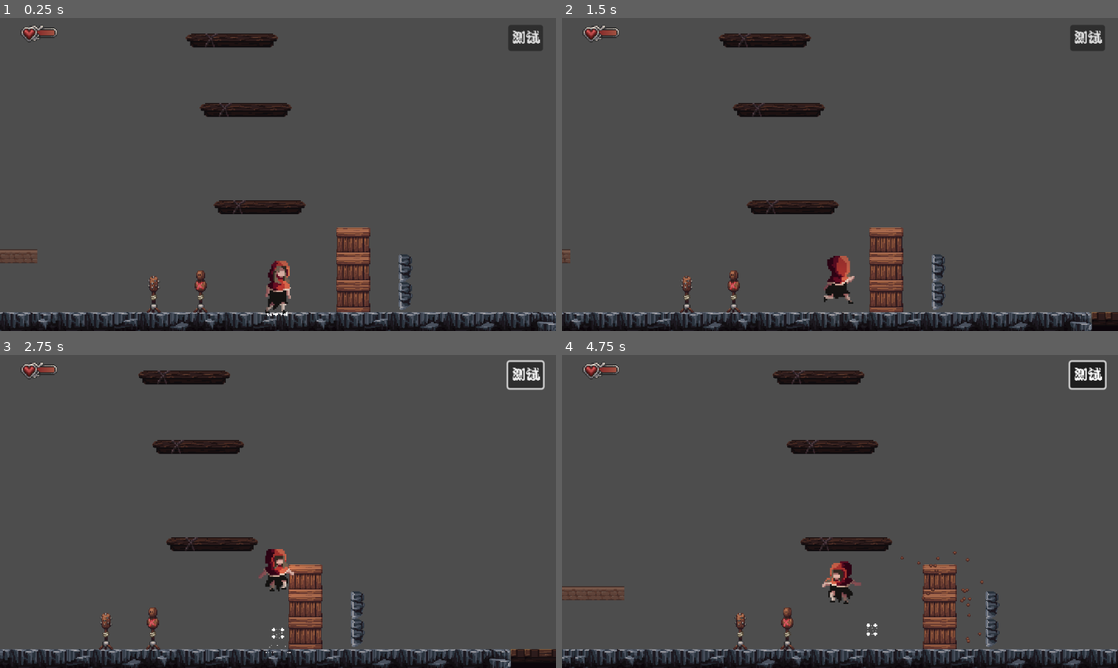
Above: before the commit, frames 1-4 (two rows, left to right).
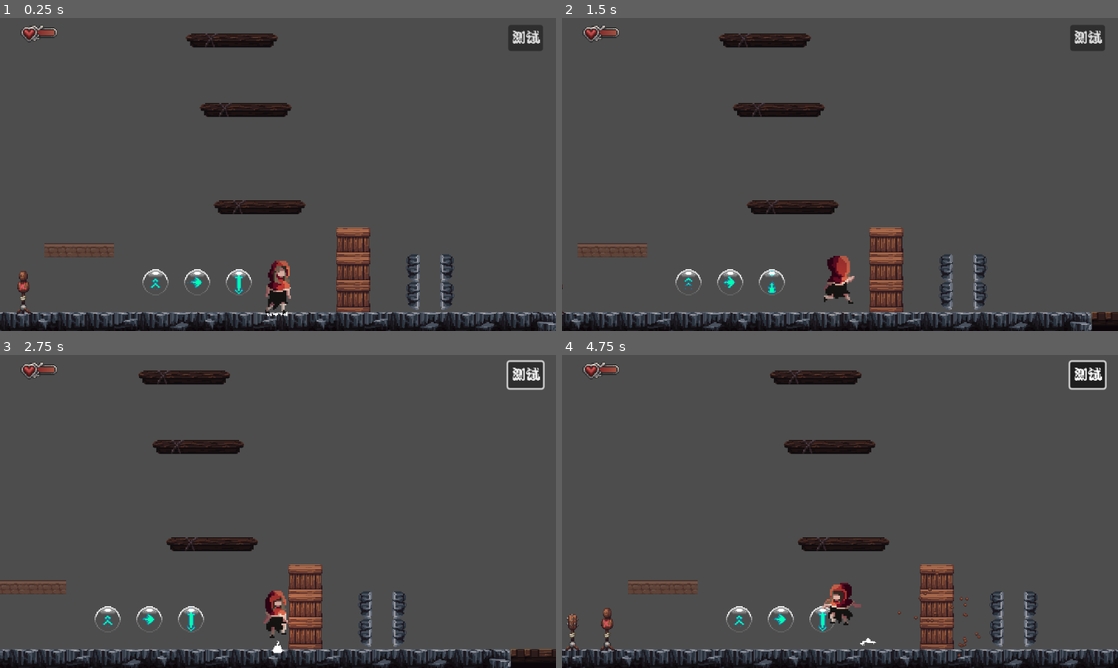
Above: after the commit, the same moments.

Repository: ka1tist/11
Game: Godot game, scene res://levels/00_洞穴/04.tscn
The game is run twice, just before and just after one commit, with the same random seed, the same clock (stepped at 60 frames per second) and the same inputs.
Inputs (mouse positions are in pixels of both pictures, inside the frame that each line leads up to):
- Up to frame 1 (0.25 s): no input
- Up to frame 2 (1.5 s): click "测试" at 0.5 s; tap Enter at 1.25 s; move the mouse to (962, 158) at 1.27 s; hold Right (right) from 1.28 s (still down); hold S (action) from 1.28 s (still down); click (962, 158) at 1.42 s
- Up to frame 3 (2.75 s): tap Z (jump) at 1.52, 1.82, 2.27, 2.3, 2.57 s; tap C (dash) at 1.55, 2.1 s; move the mouse to (166, 527) at 2.02 s; release Right (right) at 2.03 s; release S (action) at 2.03 s; hold Down (down) from 2.03 s (still down)
- Up to frame 4 (4.75 s): move the mouse to (895, 442) at 2.77 s; release Down (down) at 2.78 s; hold Right (right) 2.78-3.53 s; hold Z (jump) 2.78-3.53 s; tap S (action) at 3.05, 3.6 s; move the mouse to (812, 574) at 3.52 s; hold Up (up) 3.53-4.28 s; click (812, 574) at 3.67 s; tap Z (jump) at 3.77, 4.07, 4.52, 4.55 s; tap C (dash) at 3.8 s; move the mouse to (1006, 558) at 4.27 s; hold Left (left) from 4.28 s (still down); hold X (attack) from 4.28 s (still down)

The runs differ from the first frame. In frame 1, 1.9% of the frame differs, in the area x 0-82%, y 72-95%; in frame 2, 1.6%; in frame 3, 2.7%; in frame 4, 6.9%, in the area x 0-100%, y 4-100%.

Commit message:
能力获取以及一部分优化

Diff:
--- a/00_global/visual_effects/visual_effects.gd
+++ b/00_global/visual_effects/visual_effects.gd
@@ -5,6 +5,21 @@
 
 
 signal camera_shook( strength : float )
+
+
+func _ready() -> void:
+	#切换地图时清空残留特效：灰尘/粒子挂在autoload节点上会跨场景存活，
+	#暂停期间被冻结、新地图淡入后继续播完，导致上一个地图的特效出现在新地图
+	SceneManager.load_scene_started.connect( clear_effects )
+	pass
+
+
+#清空所有正在播放的临时特效（灰尘、打击粒子）
+func clear_effects() -> void:
+	for c in get_children():
+		c.queue_free()
+	pass
+
 
 func _create_dust_effect( pos : Vector2 ) -> DustEffect:
 	var dust : DustEffect = DUST_EFFECT.instantiate()
--- /dev/null
+++ b/general/ability_pickup/ability_pickup.gd
@@ -0,0 +1,80 @@
+@tool
+@icon( "res://general/icons/ability_pickup.svg" )
+class_name AbilityPickup extends Node2D
+
+
+enum Type { DASH , DOUBLE_JUMP , GROUND_SLAM }
+@export var type : Type = Type.DOUBLE_JUMP :
+	set ( value ):
+		type = value
+		_set_animation()
+
+
+@onready var ability_anim: AnimationPlayer = %AbilityAnim
+@onready var orb_anim: AnimationPlayer = %OrbAnim
+@onready var breakable: Breakable = $Breakable
+@onready var orb_sprite: Sprite2D = %OrbSprite
+
+
+
+
+func _ready() -> void:
+	_set_animation()
+
+	if Engine.is_editor_hint():
+		return
+
+	if SaveManager.persistent_data.get_or_add( get_ability_name() , "" ) == "acquired":
+		queue_free()
+		return
+
+	breakable.destroyed.connect( _on_destroyed )
+	breakable.damage_taken.connect( _on_damage_taken )
+	pass
+
+
+func _on_destroyed() -> void:
+	SaveManager.persistent_data[ get_ability_name() ] = "acquired"
+	_reward_ability()
+	orb_anim.play( "destroy" )
+	await orb_anim.animation_finished
+	queue_free()
+	pass
+
+
+func _on_damage_taken() -> void:
+	orb_sprite.frame += 1
+	pass
+
+
+func _reward_ability() -> void:
+	var player : Player = get_tree().get_first_node_in_group( "Player" )
+	match type:
+		Type.DOUBLE_JUMP:
+			player.double_jump = true
+		Type.DASH:
+			player.dash = true
+		Type.GROUND_SLAM:
+			player.ground_slam = true
+	pass
+
+
+
+
+
+func _set_animation() -> void:
+	if not ability_anim:
+		ability_anim = %AbilityAnim
+	ability_anim.play( get_ability_name() )
+	pass
+
+
+func get_ability_name() -> String:
+	match type:
+		Type.DOUBLE_JUMP:
+			return "double_jump"
+		Type.DASH:
+			return "dash"
+		Type.GROUND_SLAM:
+			return "ground_slam"
+	return""
--- /dev/null
+++ b/general/ability_pickup/ability_pickup.tscn
@@ -0,0 +1,254 @@
+[gd_scene format=3 uid="uid://dl6k0m21la3wx"]
+
+[ext_resource type="Texture2D" uid="uid://cvgif0t51o31n" path="res://player/spires/abilities.png" id="1_1ggl3"]
+[ext_resource type="Script" uid="uid://dropx84rqf1x6" path="res://general/ability_pickup/ability_pickup.gd" id="1_xxigd"]
+[ext_resource type="Script" uid="uid://bgsabdlxuib6n" path="res://general/scripts/breakable.gd" id="2_xxigd"]
+[ext_resource type="Script" uid="uid://jl2mctya5sog" path="res://00_global/visual_effects/hit_particle_settings.gd" id="3_q7t65"]
+[ext_resource type="AudioStream" uid="uid://duk3pmrsv7v26" path="res://general/audio/ability_crack.wav" id="4_dxffq"]
+[ext_resource type="AudioStream" uid="uid://pdb1j17hjsv" path="res://general/audio/ability_acquire.wav" id="5_wvp8x"]
+[ext_resource type="Script" uid="uid://c1unhfbuk57mo" path="res://general/scripts/damage_area.gd" id="6_ugn6l"]
+
+[sub_resource type="Animation" id="Animation_1ggl3"]
+length = 0.001
+tracks/0/type = "value"
+tracks/0/imported = false
+tracks/0/enabled = true
+tracks/0/path = NodePath("AbilitySprite:frame")
+tracks/0/interp = 1
+tracks/0/loop_wrap = true
+tracks/0/keys = {
+"times": PackedFloat32Array(0),
+"transitions": PackedFloat32Array(1),
+"update": 1,
+"values": [0]
+}
+
+[sub_resource type="Animation" id="Animation_xxigd"]
+resource_name = "dash"
+length = 0.5
+loop_mode = 1
+step = 0.1
+tracks/0/type = "value"
+tracks/0/imported = false
+tracks/0/enabled = true
+tracks/0/path = NodePath("AbilitySprite:frame")
+tracks/0/interp = 1
+tracks/0/loop_wrap = true
+tracks/0/keys = {
+"times": PackedFloat32Array(0, 0.1, 0.2, 0.3, 0.4),
+"transitions": PackedFloat32Array(1, 1, 1, 1, 1),
+"update": 1,
+"values": [0, 1, 2, 3, 4]
+}
+
+[sub_resource type="Animation" id="Animation_q7t65"]
+resource_name = "double_jump"
+length = 0.5
+loop_mode = 1
+step = 0.1
+tracks/0/type = "value"
+tracks/0/imported = false
+tracks/0/enabled = true
+tracks/0/path = NodePath("AbilitySprite:frame")
+tracks/0/interp = 1
+tracks/0/loop_wrap = true
+tracks/0/keys = {
+"times": PackedFloat32Array(0, 0.1, 0.2, 0.3, 0.4),
+"transitions": PackedFloat32Array(1, 1, 1, 1, 1),
+"update": 1,
+"values": [5, 6, 7, 8, 9]
+}
+
+[sub_resource type="Animation" id="Animation_dxffq"]
+resource_name = "ground_slam"
+length = 0.5
+loop_mode = 1
+step = 0.1
+tracks/0/type = "value"
+tracks/0/imported = false
+tracks/0/enabled = true
+tracks/0/path = NodePath("AbilitySprite:frame")
+tracks/0/interp = 1
+tracks/0/loop_wrap = true
+tracks/0/keys = {
+"times": PackedFloat32Array(0, 0.1, 0.2, 0.3, 0.4),
+"transitions": PackedFloat32Array(1, 1, 1, 1, 1),
+"update": 1,
+"values": [10, 11, 12, 13, 14]
+}
+
+[sub_resource type="AnimationLibrary" id="AnimationLibrary_wvp8x"]
+_data = {
+&"RESET": SubResource("Animation_1ggl3"),
+&"dash": SubResource("Animation_xxigd"),
+&"double_jump": SubResource("Animation_q7t65"),
+&"ground_slam": SubResource("Animation_dxffq")
+}
+
+[sub_resource type="Animation" id="Animation_ugn6l"]
+length = 0.001
+tracks/0/type = "value"
+tracks/0/imported = false
+tracks/0/enabled = true
+tracks/0/path = NodePath(".:frame")
+tracks/0/interp = 1
+tracks/0/loop_wrap = true
+tracks/0/keys = {
+"times": PackedFloat32Array(0),
+"transitions": PackedFloat32Array(1),
+"update": 1,
+"values": [20]
+}
+tracks/1/type = "value"
+tracks/1/imported = false
+tracks/1/enabled = true
+tracks/1/path = NodePath(".:visible")
+tracks/1/interp = 1
+tracks/1/loop_wrap = true
+tracks/1/keys = {
+"times": PackedFloat32Array(0),
+"transitions": PackedFloat32Array(1),
+"update": 1,
+"values": [true]
+}
+tracks/2/type = "value"
+tracks/2/imported = false
+tracks/2/enabled = true
+tracks/2/path = NodePath("%AbilitySprite:modulate")
+tracks/2/interp = 1
+tracks/2/loop_wrap = true
+tracks/2/keys = {
+"times": PackedFloat32Array(0),
+"transitions": PackedFloat32Array(1),
+"update": 0,
+"values": [Color(1, 1, 1, 1)]
+}
+
+[sub_resource type="Animation" id="Animation_g0nov"]
+resource_name = "default"
+length = 0.033
+tracks/0/type = "value"
+tracks/0/imported = false
+tracks/0/enabled = true
+tracks/0/path = NodePath(".:frame")
+tracks/0/interp = 1
+tracks/0/loop_wrap = true
+tracks/0/keys = {
+"times": PackedFloat32Array(0),
+"transitions": PackedFloat32Array(1),
+"update": 1,
+"values": [20]
+}
+
+[sub_resource type="Animation" id="Animation_qlojs"]
+resource_name = "destroy"
+step = 0.1
+tracks/0/type = "value"
+tracks/0/imported = false
+tracks/0/enabled = true
+tracks/0/path = NodePath(".:frame")
+tracks/0/interp = 1
+tracks/0/loop_wrap = true
+tracks/0/keys = {
+"times": PackedFloat32Array(0, 0.099999994),
+"transitions": PackedFloat32Array(1, 1),
+"update": 1,
+"values": [23, 24]
+}
+tracks/1/type = "value"
+tracks/1/imported = false
+tracks/1/enabled = true
+tracks/1/path = NodePath(".:visible")
+tracks/1/interp = 1
+tracks/1/loop_wrap = true
+tracks/1/keys = {
+"times": PackedFloat32Array(0, 0.5),
+"transitions": PackedFloat32Array(1, 1),
+"update": 1,
+"values": [true, false]
+}
+tracks/2/type = "value"
+tracks/2/imported = false
+tracks/2/enabled = true
+tracks/2/path = NodePath("%AbilitySprite:modulate")
+tracks/2/interp = 1
+tracks/2/loop_wrap = true
+tracks/2/keys = {
+"times": PackedFloat32Array(0, 0.2, 0.5),
+"transitions": PackedFloat32Array(1, 1, 1),
+"update": 0,
+"values": [Color(1, 1, 1, 1), Color(1, 1, 1, 1), Color(1, 1, 1, 0)]
+}
+
+[sub_resource type="AnimationLibrary" id="AnimationLibrary_fvhao"]
+_data = {
+&"RESET": SubResource("Animation_ugn6l"),
+&"default": SubResource("Animation_g0nov"),
+&"destroy": SubResource("Animation_qlojs")
+}
+
+[sub_resource type="Resource" id="Resource_ieygl"]
+script = ExtResource("3_q7t65")
+metadata/_custom_type_script = "uid://jl2mctya5sog"
+
+[sub_resource type="Resource" id="Resource_qlojs"]
+script = ExtResource("3_q7t65")
+count = 12
+metadata/_custom_type_script = "uid://jl2mctya5sog"
+
+[sub_resource type="Resource" id="Resource_fvhao"]
+script = ExtResource("3_q7t65")
+count = 25
+color = Color(0, 1, 0.7058824, 1)
+metadata/_custom_type_script = "uid://jl2mctya5sog"
+
+[sub_resource type="CircleShape2D" id="CircleShape2D_7h0lg"]
+radius = 15.0
+
+[node name="AbilityPickup" type="Node2D" unique_id=899164570]
+z_index = 1
+script = ExtResource("1_xxigd")
+type = null
+
+[node name="AbilitySprite" type="Sprite2D" parent="." unique_id=281883151]
+unique_name_in_owner = true
+texture = ExtResource("1_1ggl3")
+hframes = 5
+vframes = 5
+
+[node name="AbilityAnim" type="AnimationPlayer" parent="AbilitySprite" unique_id=1320658913]
+unique_name_in_owner = true
+root_node = NodePath("../..")
+libraries/ = SubResource("AnimationLibrary_wvp8x")
+autoplay = &"dash"
+
+[node name="OrbSprite" type="Sprite2D" parent="." unique_id=219608071]
+unique_name_in_owner = true
+scale = Vector2(1.25, 1.25)
+texture = ExtResource("1_1ggl3")
+hframes = 5
+vframes = 5
+frame = 20
+
+[node name="OrbAnim" type="AnimationPlayer" parent="OrbSprite" unique_id=2002700826]
+unique_name_in_owner = true
+libraries/ = SubResource("AnimationLibrary_fvhao")
+
+[node name="Breakable" type="Node2D" parent="." unique_id=631206468]
+script = ExtResource("2_xxigd")
+fixed_hit_count = true
+hit_particles = Array[ExtResource("3_q7t65")]([SubResource("Resource_ieygl")])
+destroy_particles = Array[ExtResource("3_q7t65")]([SubResource("Resource_qlojs"), SubResource("Resource_fvhao")])
+hit_audio = ExtResource("4_dxffq")
+destroy_audio = ExtResource("5_wvp8x")
+metadata/_custom_type_script = "uid://bgsabdlxuib6n"
+
+[node name="DamageArea" type="Area2D" parent="Breakable" unique_id=318765548]
+collision_layer = 64
+collision_mask = 0
+script = ExtResource("6_ugn6l")
+metadata/_custom_type_script = "uid://c1unhfbuk57mo"
+
+[node name="CollisionShape2D" type="CollisionShape2D" parent="Breakable/DamageArea" unique_id=524377380]
+visible = false
+shape = SubResource("CircleShape2D_7h0lg")
--- a/general/scripts/attack_area.gd
+++ b/general/scripts/attack_area.gd
@@ -19,8 +19,8 @@
 	if body is DamageArea:
 		if instant_destroy_breakable and body.get_parent() is Breakable:
 			var b : Breakable = body.get_parent()
+			#destroy()内走完整击破流程（destroyed信号/音效/粒子/淡出），AbilityPickup等依赖destroyed信号
 			b.destroy()
-			Audio.play_spatial_sound( b.destroy_audio , global_position )
 		else:
 			body.take_damage( self )
 		var pos : Vector2 = global_position
--- a/general/scripts/breakable.gd
+++ b/general/scripts/breakable.gd
@@ -3,7 +3,7 @@
 class_name Breakable extends Node2D
 
 signal  destroyed
-
+signal  damage_taken
 
 @export var hp : float = 3
 @export var fixed_hit_count : bool = false
@@ -43,11 +43,19 @@
 	return str( get_path() )
 
 
-#外部直接销毁（如ground_slam）时调用，确保持久化状态被记录
-func destroy() -> void:
+#外部直接销毁（如ground_slam）时调用，走与正常击破一致的完整流程（信号/音效/粒子/淡出），并确保持久化状态被记录
+func destroy( dir : Vector2 = Vector2.UP ) -> void:
 	if persistent:
 		SaveManager.persistent_data[ _get_persistent_id() ] = true
-	queue_free()
+	destroyed.emit()
+	var pos : Vector2 = global_position + emission_offset
+	Audio.play_spatial_sound( destroy_audio , pos )
+	for p in destroy_particles:
+		VisualEffects.hit_particles( pos , dir , p )
+	clear_collision()
+	var tween : Tween = create_tween()
+	tween.tween_property( self , "modulate" , Color( modulate , 0 ) , 0.4 )
+	tween.finished.connect( queue_free )
 
 
 func _on_damage_taken( attack_area : AttackArea ) -> void:
@@ -62,22 +70,13 @@
 		dir.x *= -1
 
 	if hp > 0:
+		damage_taken.emit()
 		Audio.play_spatial_sound( hit_audio , pos )
 		for p in hit_particles:
 			VisualEffects.hit_particles( pos , dir , p )
 	else:
-		#记录已破坏状态，切换地图后不再刷新
-		if persistent:
-			SaveManager.persistent_data[ _get_persistent_id() ] = true
-
-		Audio.play_spatial_sound( destroy_audio , pos )
-		for p in destroy_particles:
-			VisualEffects.hit_particles( pos , dir , p )
-		clear_collision()
-		var tween : Tween = create_tween()
-		tween.tween_property( self , "modulate" , Color( modulate , 0 ) , 0.4 )
-		destroyed.emit()
-		tween.finished.connect( queue_free )
+		#走destroy()统一击破流程：发destroyed信号、播放音效粒子、清除碰撞并淡出
+		destroy( dir )
 
 	pass
 
--- /dev/null
+++ b/general/scripts/slam_breakable.gd
@@ -0,0 +1,28 @@
+@icon( "res://general/icons/breakable.svg" )
+class_name SlamBreakable extends StaticBody2D
+
+#持久化：被ground_slam破坏后记录到SaveManager.persistent_data，切换地图/读档不再刷新，新游戏时重置
+@export var persistent : bool = true
+
+
+func _ready() -> void:
+	if Engine.is_editor_hint():
+		return
+	#已破坏过的持久化墙体直接消失，不再刷新
+	if persistent and SaveManager.persistent_data.has( _get_persistent_id() ):
+		queue_free()
+
+
+#生成当前墙体在存档中的唯一ID：场景路径+节点路径（与Breakable规则一致）
+func _get_persistent_id() -> String:
+	var scene_root : Node = get_tree().current_scene
+	if scene_root:
+		return str( scene_root.scene_file_path ) + "|" + str( scene_root.get_path_to( self ) )
+	return str( get_path() )
+
+
+#外部直接销毁（如ground_slam）时调用，确保持久化状态被记录
+func destroy() -> void:
+	if persistent:
+		SaveManager.persistent_data[ _get_persistent_id() ] = true
+	queue_free()
--- a/levels/00_洞穴/04.tscn
+++ b/levels/00_洞穴/04.tscn
@@ -11,6 +11,8 @@
 [ext_resource type="PackedScene" uid="uid://cf3i3x86y18c7" path="res://levels/props/隐藏右.tscn" id="9_4ew43"]
 [ext_resource type="PackedScene" uid="uid://dplo3nrgjt825" path="res://levels/props/text_dummy/TextDummy.tscn" id="9_xy3px"]
 [ext_resource type="PackedScene" uid="uid://dn0vhjucvyhi6" path="res://levels/props/text_dummy/SpikeDummy.tscn" id="10_4ew43"]
+[ext_resource type="PackedScene" uid="uid://cn77rh2w1lb5n" path="res://levels/props/隐藏左.tscn" id="12_15s8f"]
+[ext_resource type="PackedScene" uid="uid://dl6k0m21la3wx" path="res://general/ability_pickup/ability_pickup.tscn" id="13_vry50"]
 
 [node name="04" type="Node2D" unique_id=49539005]
 
@@ -32,8 +34,8 @@
 [node name="SlamBreakable" parent="TileMap" unique_id=157671628 instance=ExtResource("3_1efua")]
 position = Vector2(-336, 352)
 
-[node name="SlamBreakable2" parent="TileMap" unique_id=764309377 instance=ExtResource("3_1efua")]
-position = Vector2(-152, 280)
+[node name="SlamBreakable2" parent="TileMap" unique_id=69565250 instance=ExtResource("3_1efua")]
+position = Vector2(-64, 273)
 
 [node name="LevelTransition3" parent="." unique_id=394364620 instance=ExtResource("3_m60e3")]
 position = Vector2(488, 357)
@@ -61,19 +63,37 @@
 [node name="Props" type="Node2D" parent="." unique_id=2120328920]
 
 [node name="TextDummy" parent="Props" unique_id=779192118 instance=ExtResource("9_xy3px")]
-position = Vector2(84, 337)
+position = Vector2(-120, 338)
 
-[node name="Breakable" parent="." unique_id=254897557 instance=ExtResource("8_x7rvi")]
+[node name="SpikeDummy" parent="Props" unique_id=1455579154 instance=ExtResource("10_4ew43")]
+position = Vector2(-160, 338)
+
+[node name="Breakable" parent="Props" unique_id=254897557 instance=ExtResource("8_x7rvi")]
 position = Vector2(260, 319)
+persistent = true
 
-[node name="Breakable2" parent="." unique_id=1186028067 instance=ExtResource("8_x7rvi")]
+[node name="Breakable2" parent="Props" unique_id=1186028067 instance=ExtResource("8_x7rvi")]
 position = Vector2(260, 288)
+persistent = true
 
-[node name="Breakable3" parent="." unique_id=366846643 instance=ExtResource("8_x7rvi")]
+[node name="Breakable3" parent="Props" unique_id=366846643 instance=ExtResource("8_x7rvi")]
 position = Vector2(260, 256)
+persistent = true
 
-[node name="隐藏" parent="." unique_id=1887491372 instance=ExtResource("9_4ew43")]
-position = Vector2(312, 302)
+[node name="隐藏右" parent="Props" unique_id=1887491372 instance=ExtResource("9_4ew43")]
+position = Vector2(360, 302)
 
-[node name="SpikeDummy" parent="." unique_id=1455579154 instance=ExtResource("10_4ew43")]
-position = Vector2(30, 337)
+[node name="隐藏左" parent="Props" unique_id=719526588 instance=ExtResource("12_15s8f")]
+position = Vector2(336, 302)
+
+[node name="AbilityPickup" parent="." unique_id=899164570 instance=ExtResource("13_vry50")]
+position = Vector2(128, 302)
+type = 2
+
+[node name="AbilityPickup2" parent="." unique_id=967049074 instance=ExtResource("13_vry50")]
+position = Vector2(80, 302)
+type = 0
+
+[node name="AbilityPickup3" parent="." unique_id=94000343 instance=ExtResource("13_vry50")]
+position = Vector2(32, 302)
+type = 1
--- a/levels/props/slam_breakable.tscn
+++ b/levels/props/slam_breakable.tscn
@@ -1,6 +1,7 @@
 [gd_scene format=3 uid="uid://b8m7pmqpk2u2j"]
 
 [ext_resource type="TileSet" uid="uid://bwq630g7e2meb" path="res://levels/tilesets/洞穴.tres" id="1_c3jbr"]
+[ext_resource type="Script" uid="uid://cu72rcxsovpgv" path="res://general/scripts/slam_breakable.gd" id="2_slam"]
 
 [sub_resource type="RectangleShape2D" id="RectangleShape2D_7h0lg"]
 size = Vector2(80, 13)
@@ -8,6 +9,7 @@
 [node name="SlamBreakable" type="StaticBody2D" unique_id=157671628]
 collision_layer = 129
 collision_mask = 0
+script = ExtResource("2_slam")
 
 [node name="TileMapLayer" type="TileMapLayer" parent="." unique_id=1374568684]
 modulate = Color(0.76862746, 0.76862746, 0.76862746, 1)
--- a/pause_menu/pause_menu.tscn
+++ b/pause_menu/pause_menu.tscn
@@ -2,6 +2,8 @@
 
 [ext_resource type="Script" uid="uid://0rsckejyeo3q" path="res://pause_menu/scripts/pause_menu.gd" id="1_5hbt6"]
 [ext_resource type="PackedScene" uid="uid://d3yg75ywy76wv" path="res://pause_menu/map_node.tscn" id="2_rd7dy"]
+[ext_resource type="Script" uid="uid://bbne74ub21hfx" path="res://pause_menu/scripts/abilities_list.gd" id="3_b4s0c"]
+[ext_resource type="Texture2D" uid="uid://cvgif0t51o31n" path="res://player/spires/abilities.png" id="4_s1glv"]
 
 [sub_resource type="FontVariation" id="FontVariation_7h0lg"]
 spacing_glyph = 8
@@ -60,6 +62,18 @@
 [sub_resource type="FontVariation" id="FontVariation_5hbt6"]
 spacing_glyph = 2
 
+[sub_resource type="AtlasTexture" id="AtlasTexture_wn31l"]
+atlas = ExtResource("4_s1glv")
+region = Rect2(96, 33, 32, 32)
+
+[sub_resource type="AtlasTexture" id="AtlasTexture_7h0lg"]
+atlas = ExtResource("4_s1glv")
+region = Rect2(0, 0, 32, 32)
+
+[sub_resource type="AtlasTexture" id="AtlasTexture_b0obc"]
+atlas = ExtResource("4_s1glv")
+region = Rect2(64, 63, 32, 32)
+
 [sub_resource type="FontVariation" id="FontVariation_ieygl"]
 spacing_glyph = 5
 
@@ -214,6 +228,35 @@
 theme_override_fonts/font = SubResource("FontVariation_5hbt6")
 text = "系统设置"
 
+[node name="AbilitiesList" type="VBoxContainer" parent="Control/PauseScreen" unique_id=1057989401]
+layout_mode = 0
+offset_left = 20.0
+offset_top = 47.0
+offset_right = 60.0
+offset_bottom = 151.0
+script = ExtResource("3_b4s0c")
+
+[node name="AbilityDoubleJump" type="TextureRect" parent="Control/PauseScreen/AbilitiesList" unique_id=1219526803]
+unique_name_in_owner = true
+custom_minimum_size = Vector2(32, 32)
+layout_mode = 2
+texture = SubResource("AtlasTexture_wn31l")
+stretch_mode = 3
+
+[node name="AbilityDash" type="TextureRect" parent="Control/PauseScreen/AbilitiesList" unique_id=1080999415]
+unique_name_in_owner = true
+custom_minimum_size = Vector2(32, 32)
+layout_mode = 2
+texture = SubResource("AtlasTexture_7h0lg")
+stretch_mode = 3
+
+[node name="AbilityGroundSlam" type="TextureRect" parent="Control/PauseScreen/AbilitiesList" unique_id=444461796]
+unique_name_in_owner = true
+custom_minimum_size = Vector2(32, 32)
+layout_mode = 2
+texture = SubResource("AtlasTexture_b0obc")
+stretch_mode = 3
+
 [node name="System" type="Control" parent="Control" unique_id=877829041]
 unique_name_in_owner = true
 layout_mode = 1
--- /dev/null
+++ b/pause_menu/scripts/abilities_list.gd
@@ -0,0 +1,14 @@
+extends Node
+
+
+@onready var ability_double_jump: TextureRect = %AbilityDoubleJump
+@onready var ability_dash: TextureRect = %AbilityDash
+@onready var ability_ground_slam: TextureRect = %AbilityGroundSlam
+
+
+func _ready() -> void:
+	var player : Player = get_tree().get_first_node_in_group( "Player" )
+	ability_dash.visible = player.dash
+	ability_double_jump.visible = player.double_jump
+	ability_ground_slam.visible = player.ground_slam
+	pass
--- a/player/dash.gd
+++ b/player/dash.gd
@@ -40,6 +40,9 @@
 	player.velocity.y = 0
 
 	player.dash_count += 1
+	#地面dash时记录时间戳并进入冷却，供can_dash()判定与就绪粒子提示
+	if player.is_on_floor():
+		player.last_ground_dash_msec = Time.get_ticks_msec()
 	pass
 
 #当我们退出这个状态会发生什么
--- a/player/ground_slam.gd
+++ b/player/ground_slam.gd
@@ -89,12 +89,14 @@
 
 			if c.get_parent() is Breakable:
 				var b : Breakable = c.get_parent()
-				b.destroy()
-				Audio.play_spatial_sound( b.destroy_audio , pos )
-				for p in b.destroy_particles:
-					VisualEffects.hit_particles( pos , Vector2.DOWN , p )
+				#destroy()内走完整击破流程（destroyed信号/音效/粒子/淡出），AbilityPickup等依赖destroyed信号
+				b.destroy( Vector2.DOWN )
 			else:
-				c.queue_free()
+				if c is SlamBreakable:
+					#SlamBreakable走destroy()记录持久化，切换地图后不再刷新
+					c.destroy()
+				else:
+					c.queue_free()
 				VisualEffects.hit_particles( pos , Vector2.UP , 地面破坏1 )
 				VisualEffects.hit_particles( pos , Vector2.DOWN , 地面破坏2 )
 				VisualEffects.hit_particles( pos , Vector2.UP , 地面破坏3 )
--- a/player/scripts/player.gd
+++ b/player/scripts/player.gd
@@ -29,11 +29,14 @@
 		max_hp = value
 		Messages.player_health_changed.emit( hp , max_hp )
 
-var dash : bool = true
+var dash : bool = false
 var dash_count : int = 0
-var double_jump : bool = true
+#地面dash内置CD：上次地面dash的时间戳（毫秒），防止在地面连续闪避
+const GROUND_DASH_COOLDOWN_MSEC : int = 1000
+var last_ground_dash_msec : int = -1000
+var double_jump : bool = false
 var jump_count : int = 0
-var ground_slam : bool = true
+var ground_slam : bool = false
 var morph_roll : bool = false
 #endregion
 
@@ -194,4 +197,7 @@
 func can_dash() -> bool:
 	if dash == false or dash_count > 0 :
 		return false
+	#地面dash内置1秒CD：1秒内不能在地面再次闪避（空中dash不受影响）
+	if is_on_floor() and Time.get_ticks_msec() - last_ground_dash_msec < GROUND_DASH_COOLDOWN_MSEC:
+		return false
 	return true
Not shown, added: general/ability_pickup/ability_pickup.gd.uid
Not shown, added: general/scripts/slam_breakable.gd.uid
Not shown, added: pause_menu/scripts/abilities_list.gd.uid
Binary file added: player/spires/abilities.png
Not shown, added: player/spires/abilities.png.import
